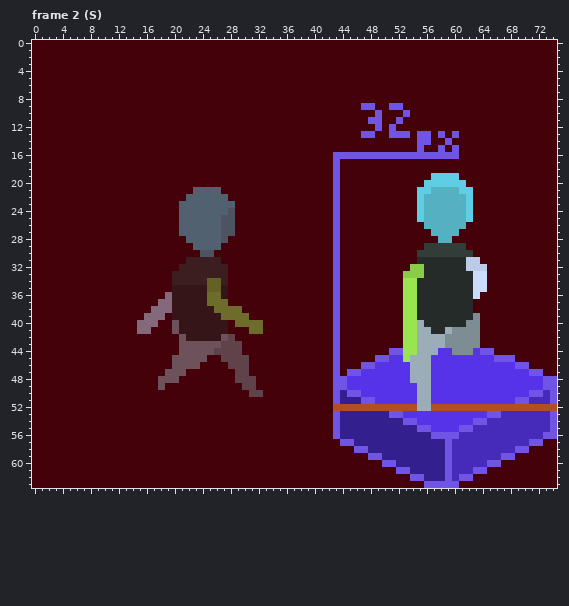
Pixel-art file -- Dibujo/Aseprite/Practicando/Personaje_Caminando.aseprite. This is how it looked before the edit.
75x64 pixels, 48 frames. Colours within 5 levels of each other are drawn and written as one. Shown: frame 2 (S). The commit also changed other frames, which this record leaves out.
Now the later version:
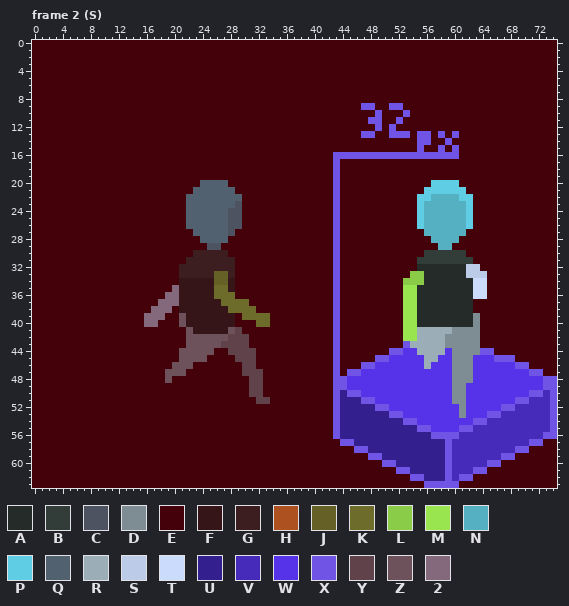
Palette (. is transparent): A #242b29  B #323c39  C #4d5360  D #7e8c94  E #450109  F #351518  G #3c1d20  H #ad5121  J #656126  K #6d6c2a  L #8acc47  M #99e550  N #55b0c2  P #5fcde4  Q #516170  R #9badb7  S #bccbe8  T #cbdbfc  U #341f8f  V #462aba  W #5632e9  X #7054e5  Y #60424a  Z #6d525b  2 #84687b
From old to new:
layer "Suelo" now hidden
Frame 2 (S):
y 19: x 57..60 PPPP -> EEEE
y 20: x 24..27 EEEE -> QQQQ; x 56 P -> E; x 61 P -> E
y 21: x 27..28 EE -> QQ; x 55 P -> E; x 57..60 NNNN -> PPPP; x 62 P -> E
y 22: x 28..29 EE -> QQ; x 56 N -> P; x 61 N -> P
y 23..24: x 21 Q -> E; x 29 E -> C
y 25: x 21 Q -> E; x 27 C -> Q; x 29 E -> C
y 26: x 21 Q -> E; x 27 C -> Q; x 29 E -> C; x 55 E -> P; x 62 E -> P
y 27: x 21..22 QQ -> EE; x 27 C -> Q; x 56 E -> N; x 61 E -> N
y 28: x 22..23 QQ -> EE; x 27 C -> Q; x 57 E -> N; x 60 E -> N
y 29: x 23..26 QQQQ -> EECC; x 56..61 BBBBBB -> EENNEE
y 30: x 23..27 ECCEE -> GGGGG; x 55 B -> E; x 62 B -> E
y 31: x 27..28 EE -> GG; x 55..63 AAAAAAASS -> BBBBBBBBE
y 32: x 28 E -> G; x 54..55 LL -> EA; x 64 S -> E
y 33: x 20 G -> E; x 26..28 GGE -> JJG; x 53 L -> E; x 62..64 ATT -> SSS
y 34: x 20..25 GGGGGJ -> EFFFFF; x 27..28 GE -> JF; x 53..55 MMA -> LLL
y 35: x 20 F -> 2; x 25..28 JJFE -> FKKF
y 36: x 20 F -> 2; x 25 K -> F; x 27..28 FE -> KK; x 64 E -> T
y 37: x 20 F -> 2; x 25..26 KK -> FF; x 28..30 EEE -> KKK
y 38: x 20 F -> E; x 26..27 KK -> FF; x 30..31 EE -> KK
y 39: x 20..21 FF -> EZ; x 27..29 KKK -> FFE; x 31..33 EEE -> KKK
y 40: x 15 2 -> E; x 20..21 ZF -> EZ; x 28..31 EKKK -> FEEE; x 33 E -> K; x 55 R -> A; x 62 D -> A
y 41: x 15..16 22 -> EE; x 20..22 ZFF -> EEZ; x 28..29 EE -> ZY; x 31..32 KK -> EE; x 57..58 AA -> RR
y 42: x 21..26 ZFFFFF -> EZZZZZ; x 29..30 EE -> YY
y 43: x 21 Z -> E; x 30 E -> Y; x 53..54 MM -> XR
y 44: x 26..27 YY -> EE; x 30..31 EE -> YY; x 53..54 MM -> WW; x 58 W -> R; x 63 W -> D
y 45: x 20 Z -> E; x 27..28 YY -> EE; x 31 E -> Y; x 53..55 MRR -> WWW; x 57 W -> R; x 60..62 WWW -> DDD
y 46: x 23 Z -> E; x 28..29 YY -> EE; x 31 E -> Y; x 54..55 RR -> WW; x 60..62 WWW -> DDD
y 47: x 29 Y -> E; x 31..32 EE -> YY; x 54..56 RRR -> WWW; x 60..62 WWW -> DDD
y 48: x 18 Z -> E; x 20 Z -> E; x 29..30 YY -> EE; x 32 E -> Y; x 54..56 RRR -> WWW; x 60..62 WWW -> DDD
y 49: x 18 Z -> E; x 30 Y -> E; x 32 E -> Y; x 55..56 RR -> WW; x 60..61 WW -> DD
y 50: x 55..56 RR -> WW; x 60..61 WW -> DD
y 51: x 32..33 EE -> YY; x 55..56 RR -> WW; x 60..61 WW -> DD
y 52: x 43..74 HHHHHHHHHHHHRRHHHHHHHHHHHHHHHHHH -> XUUUUUXXWWWWWWWWWWDWWWWWXXVVVVVX
y 53: x 61 W -> D
Where, in picture pixels (left, top, right, bottom), the same in both pictures:
changed: (333, 173, 557, 418)
changed: (137, 180, 270, 404)
